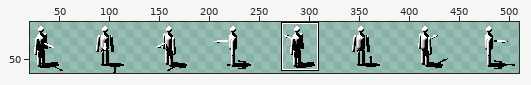
Sprite sheet: assets/man.png. The picture above shows the old version from afar; the outline marks the close-up.
Close-up. As it was:
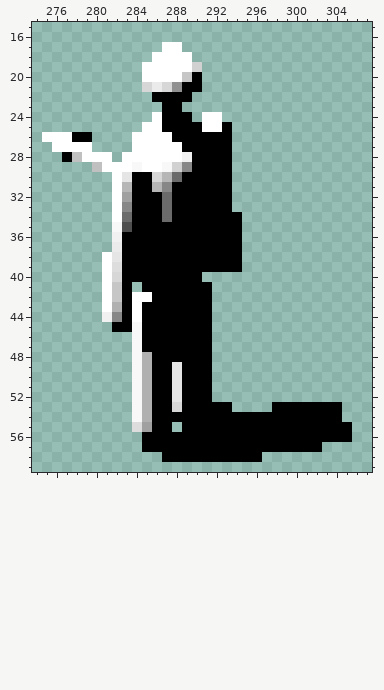
The file is 512x64 pixels. Colours within 5 levels of each other are drawn and written as one. Shown: x 274..307, y 15..59. The wide view leaves out empty margins. The commit also changed other parts of the picture, which this record leaves out.
After the commit:
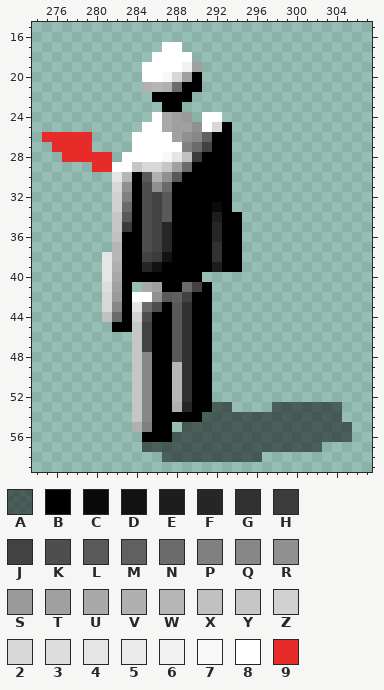
Palette (. is transparent): A #00000080  B #000000  C #0a0a0a  D #121212  E #1d1d1d  F #262626  G #313131  H #3b3b3b  J #424242  K #4e4e4e  L #595959  M #606060  N #6b6b6b  P #808080  Q #878787  R #909090  S #9a9a9a  T #a0a0a0  U #a9a9a9  V #b0b0b0  W #b6b6b6  X #c0c0c0  Y #c6c6c6  Z #d1d1d1  2 #d7d7d7  3 #dddddd  4 #e5e5e5  5 #ebebeb  6 #f1f1f1  7 #f8f8f8  8 #ffffff  9 #e72b28
Change:
y 19: x 289..290 8Z -> 6T
y 20: x 287..289 88Y -> 72T
y 21: x 285..288 252R -> VWVN
y 24: x 287..289 BBB -> UTS
y 25: x 287..290 BBBB -> UTTR; x 292 8 -> 2
y 26: x 275..279 888BB -> 99999; x 288..291 BBBB -> TRQM
y 27: x 276..279 8888 -> 9999; x 289..291 BBB -> PNJ
y 28: x 277..281 BX888 -> 99999; x 287..290 886B -> 74XH
y 29: x 280..281 X8 -> 99; x 284..289 7887ZQ -> Y22YTN
y 30: x 282..283 84 -> 4W; x 285..288 B2WN -> LVRL
y 31: x 282..283 8W -> 2R; x 285..287 BWQ -> KRN
y 32: x 282..283 8T -> ZP; x 285..287 BBN -> KJL
y 33: x 282..283 8Q -> ZN; x 285..287 BBN -> KJL; x 292 B -> C
y 34: x 282..283 8N -> YL; x 285..287 BBN -> KJL; x 292 B -> E
y 35: x 282..283 7K -> YH; x 285..287 BBB -> KJF; x 292 B -> F
y 36: x 282 6 -> X; x 285..287 BBB -> KJF; x 292 B -> F
y 37: x 282 5 -> W; x 285..287 BBB -> KJF; x 292 B -> G
y 38: x 281..282 84 -> 4W; x 285..287 BBB -> JHD; x 292 B -> G
y 39: x 281..282 83 -> 4V; x 285..286 BB -> FD; x 292 B -> E
y 40: x 281..282 82 -> 4U
y 41: x 281..282 8Y -> 3T; x 285..286 BB -> UT; x 289..290 BB -> NJ
y 42: x 281..282 8Y -> 2S; x 286..289 BBBB -> RLMJ
y 43: x 281..282 8V -> 2Q; x 284..286 8BB -> 4NK; x 288..289 BB -> LG
y 44: x 281..282 6Q -> XN; x 284..285 8B -> ZK; x 288..289 BB -> LG
y 45..47: x 284..285 7B -> YJ; x 288..289 BB -> LG
y 48: x 284..285 7V -> YQ; x 288..289 BB -> LG
y 49..52: x 284..285 7V -> YQ; x 288..289 4B -> WG
y 53: x 284..285 7V -> YQ; x 288..289 2B -> VF; x 292..293 BB -> AA; x 298..304 BBBBBBB -> AAAAAAA
y 54: x 284..285 7V -> YQ; x 291..304 BBBBBBBBBBBBBB -> AAAAAAAAAAAAAA
y 55: x 284..285 3T -> VP; x 289..305 BBBBBBBBBBBBBBBBB -> AAAAAAAAAAAAAAAAA
y 56: x 288..305 BBBBBBBBBBBBBBBBBB -> AAAAAAAAAAAAAAAAAA
y 57: x 285..302 BBBBBBBBBBBBBBBBBB -> AAAAAAAAAAAAAAAAAA
y 58: x 287..296 BBBBBBBBBB -> AAAAAAAAAA
Where, in picture pixels (left, top, right, bottom), the same in both close-ups:
changed: (42, 62, 352, 462)
